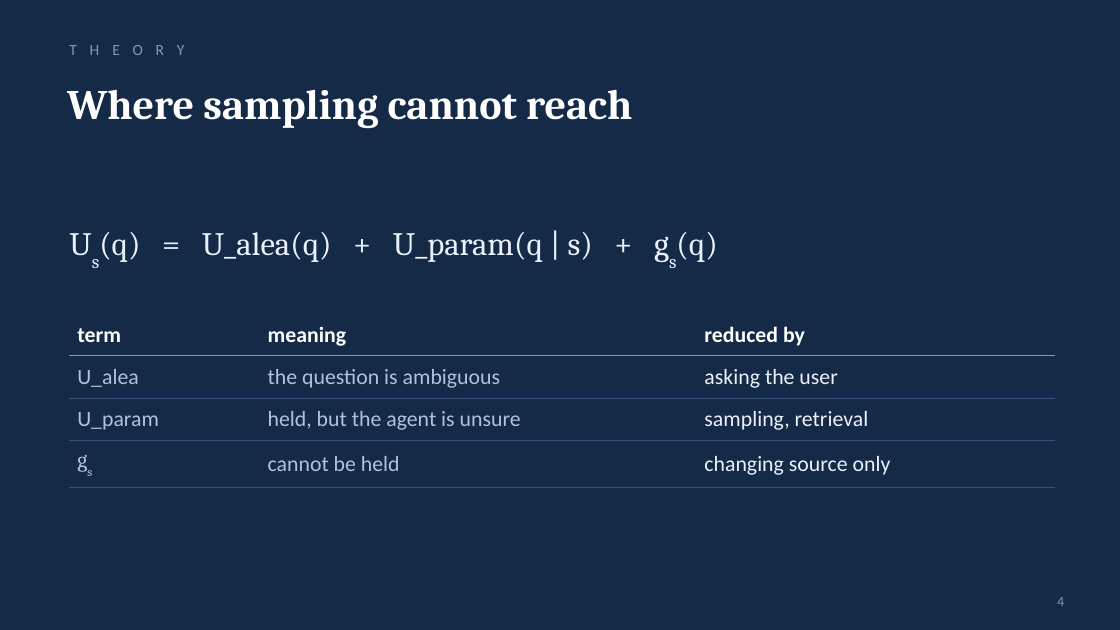
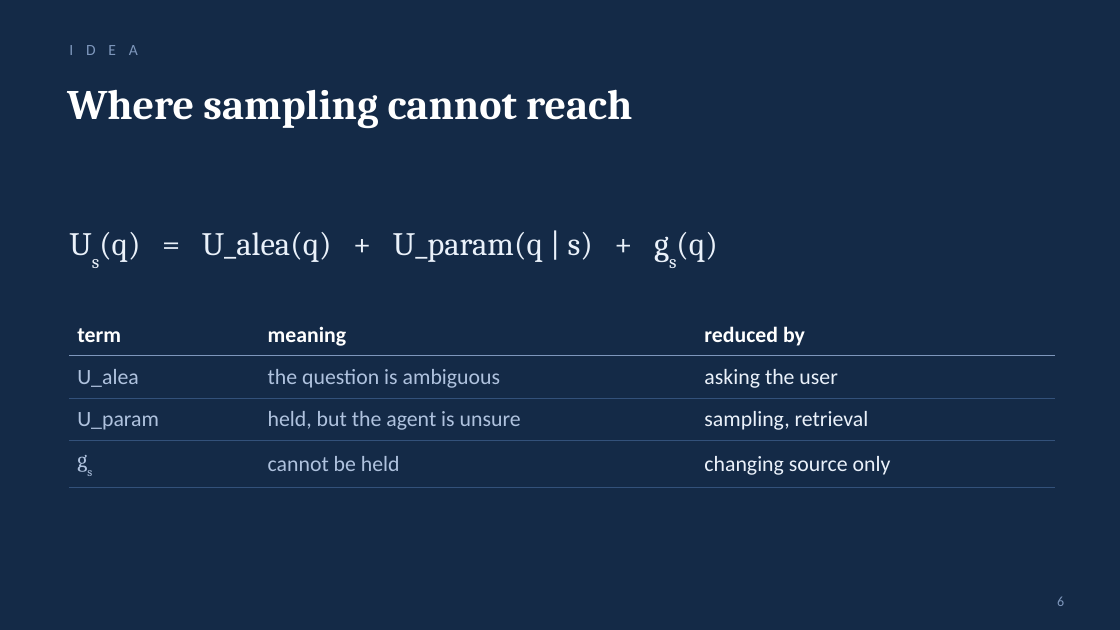
Before and after one commit to shecode-hue/knowing-where-not-to-look, a slide deck: slide 6 of presentation/knowing_where_not_to_look.pptx (slide 4 before the commit). Drawn at 1120x630 pixels with LibreOffice and Linux fonts; fonts in the diff are those of the drawing. Boxes give left, top, right and bottom in pixels: in the first picture for what was removed or moved away, otherwise in the second. Text is boxed around its words. In the diff, an @@ line names an element or a change of style, - is before the commit and + after.

```diff
--- a/presentation/knowing_where_not_to_look.pptx
+++ b/presentation/knowing_where_not_to_look.pptx
@@ text removed at [69, 45, 185, 55] @@
-T H E O R Y
@@ text added at [69, 45, 138, 55], 10 pt, text #7E97BC @@
+I D E A
@@ page number at [1057, 596, 1064, 606]: text changed @@
-4
+6
```
Also in this commit, not shown: 10 other slides changed, 3 slides added, 1 slide removed, 2 other files.
